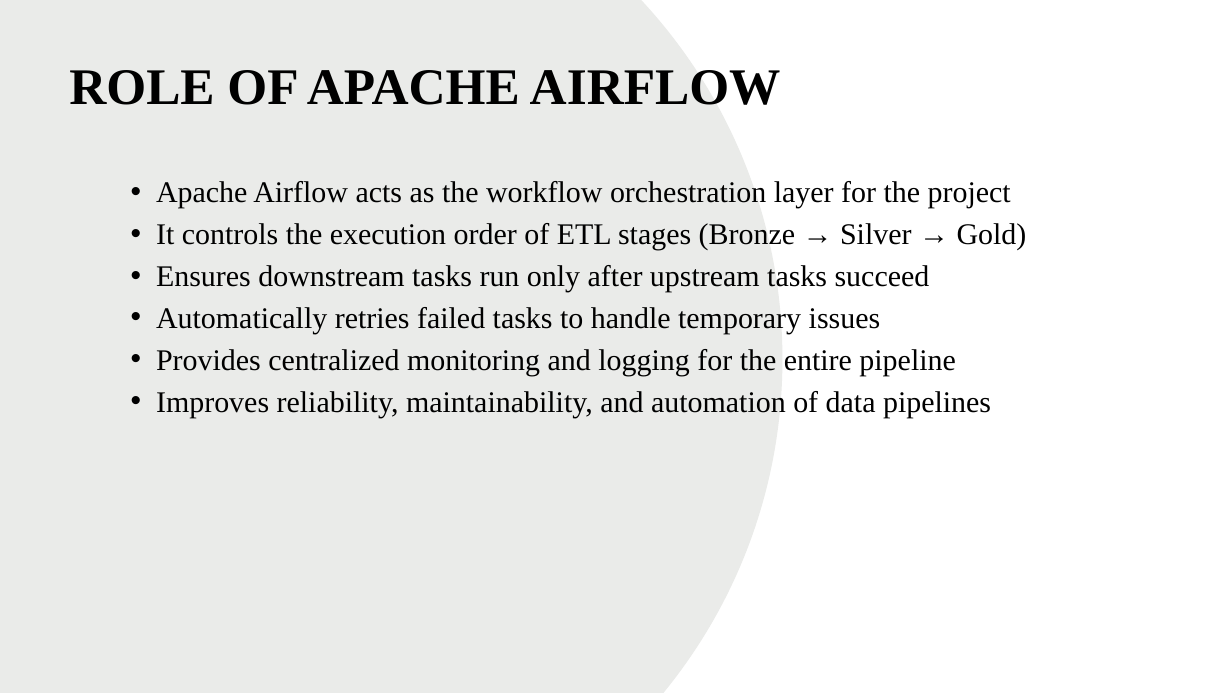
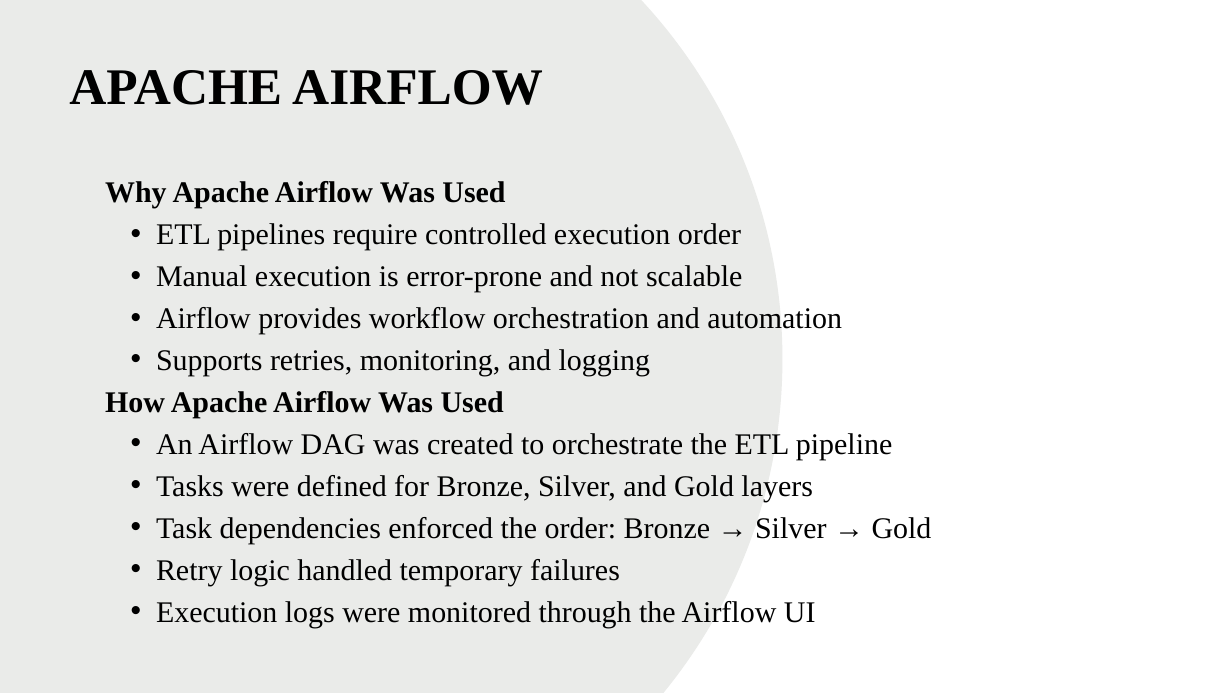
Before and after one commit to MishaGanji/Chubb_assignments, a slide deck: slide 16 of CapstoneProject/Presentation.pptx. Drawn at 1232x693 pixels with LibreOffice and Linux fonts; fonts in the diff are those of the drawing. Boxes give left, top, right and bottom in pixels: in the first picture for what was removed or moved away, otherwise in the second. Text is boxed around its words. In the diff, an @@ line names an element or a change of style, - is before the commit and + after.

```diff
--- a/CapstoneProject/Presentation.pptx
+++ b/CapstoneProject/Presentation.pptx
@@ text at (x1=69, y1=70, x2=543, y2=105): text changed @@
-ROLE OF APACHE AIRFLOW
+APACHE AIRFLOW
@@ text at (x1=105, y1=181, x2=932, y2=627): text changed @@
-  • Apache Airflow acts as the workflow orchestration layer for the project
-  • It controls the execution order of ETL stages (Bronze → Silver → Gold)
-  • Ensures downstream tasks run only after upstream tasks succeed
-  • Automatically retries failed tasks to handle temporary issues
-  • Provides centralized monitoring and logging for the entire pipeline
-  • Improves reliability, maintainability, and automation of data pipelines
+Why Apache Airflow Was Used
+  • ETL pipelines require controlled execution order
+  • Manual execution is error-prone and not scalable
+  • Airflow provides workflow orchestration and automation
+  • Supports retries, monitoring, and logging
+How Apache Airflow Was Used
+  • An Airflow DAG was created to orchestrate the ETL pipeline
+  • Tasks were defined for Bronze, Silver, and Gold layers
+  • Task dependencies enforced the order: Bronze → Silver → Gold
+  • Retry logic handled temporary failures
+  • Execution logs were monitored through the Airflow UI
```
Also in this commit, not shown: 4 other slides changed, 10 other files.
